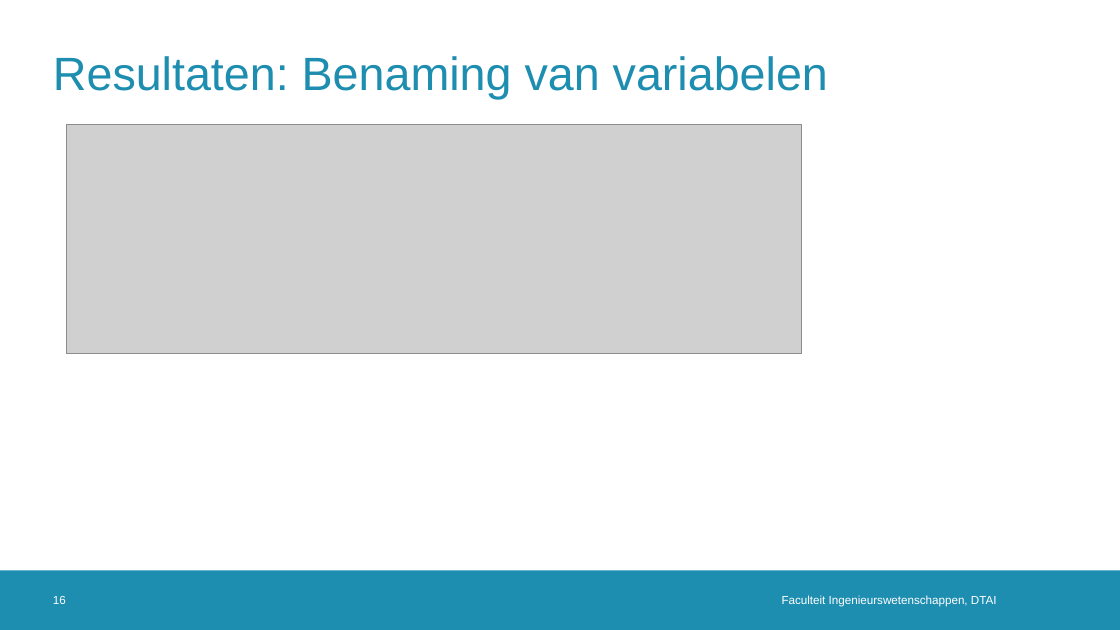
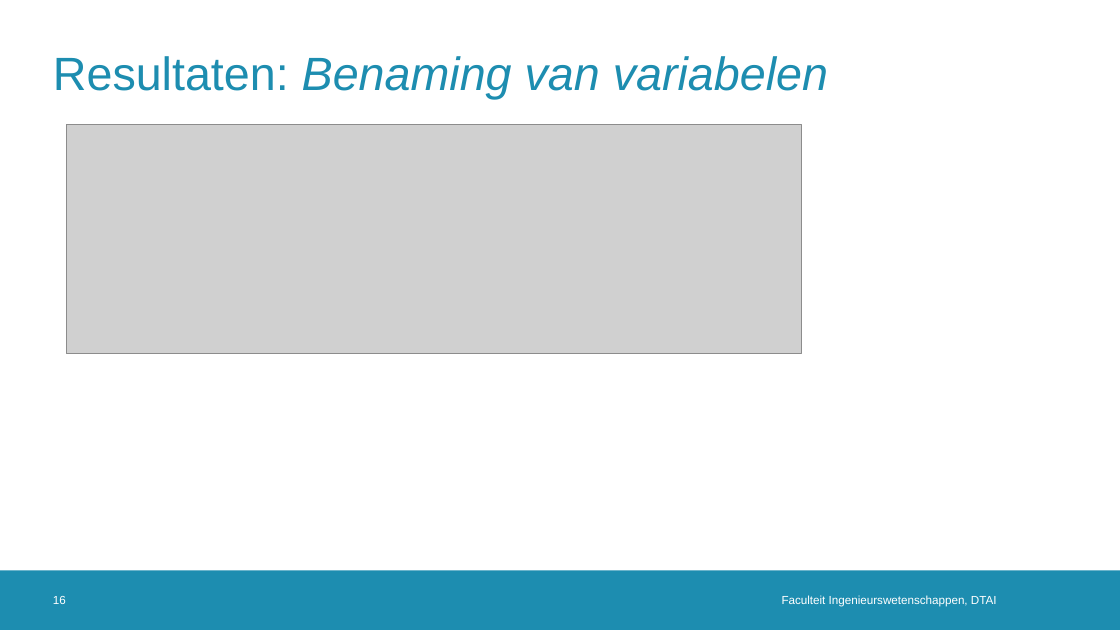
Before and after one commit to rubenkindt/Masterproef-paper-RubenKindt, a slide deck: slide 16 of Milestones/M10 defence/M10.pptx. Drawn at 1120x630 pixels with LibreOffice and Linux fonts; fonts in the diff are those of the drawing; grey boxes stand for pictures; background and template pictures are left out. Boxes give left, top, right and bottom in pixels: in the first picture for what was removed or moved away, otherwise in the second. Text is boxed around its words. In the diff, an @@ line names an element or a change of style, - is before the commit and + after.

```diff
--- a/Milestones/M10 defence/M10.pptx
+++ b/Milestones/M10 defence/M10.pptx
@@ title "Resultaten: Benaming van variabelen" at box(53, 56, 828, 99): italic on in "Benaming van variabelen" @@
```
Also in this commit, not shown: 12 other slides changed, 1 slide added, 1 other file.
